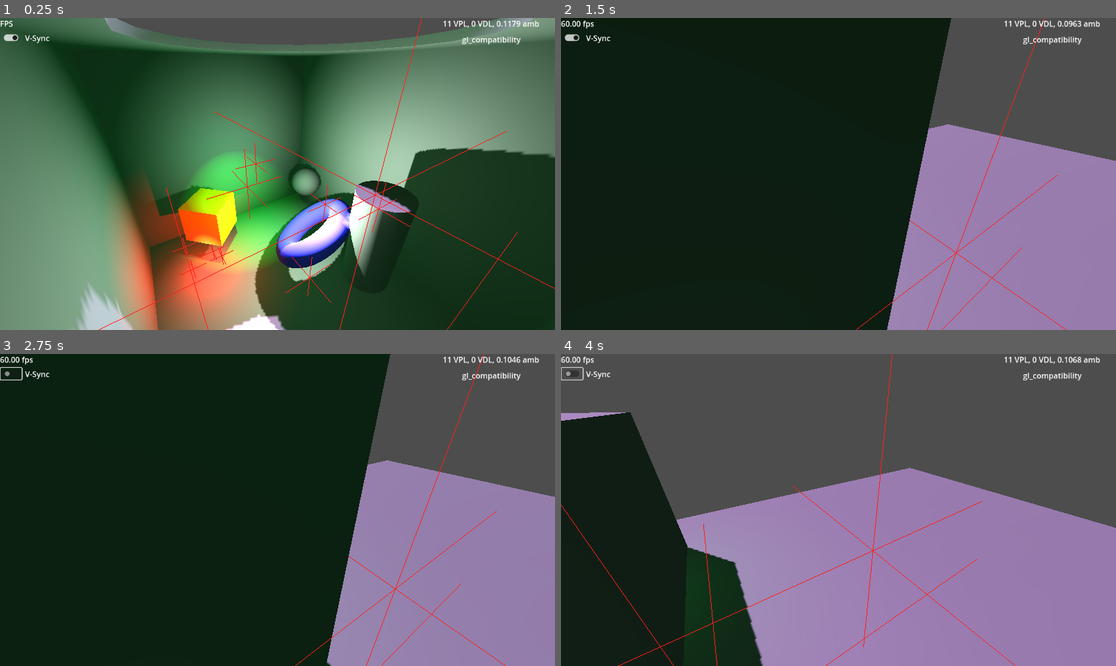
Above: before the commit, frames 1-4 (two rows, left to right).
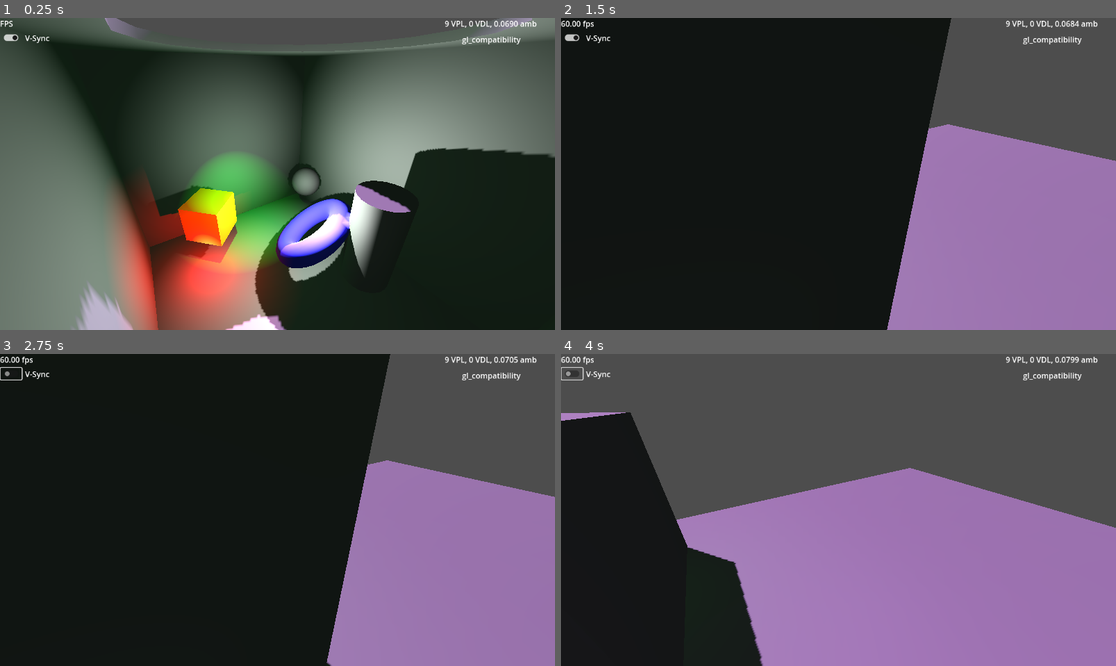
Above: after the commit, the same moments.

Repository: GregPickering/O1S_FauxGI
Game: Godot game, scene res://Scenes/scene_3d.tscn
Two runs of this game, one before a commit and one after it. Both use one fixed random seed, a clock stepped at 60 frames per second and the inputs below.
Inputs (mouse positions are in pixels of both pictures, inside the frame that each line leads up to):
- Up to frame 1 (0.25 s): no input
- Up to frame 2 (1.5 s): tap Enter at 0.5 s; move the mouse to (960, 158) at 0.52 s; hold D 0.53-1.25 s; tap G at 0.6 s; click (960, 158) at 0.67 s; drag from (727, 189) to (810, 236) at 1.27 s
- Up to frame 3 (2.75 s): click (11, 372) at 2 s
- Up to frame 4 (4 s): move the mouse to (894, 441) at 2.77 s; hold D 2.78-3.5 s; tap E at 2.85 s; drag from (810, 572) to (672, 463) at 3.52 s

The runs differ from the first frame. In frame 1, 37% of the frame differs, in the area x 8-100%, y 0-100%; in frame 2, 0.5%; in frame 3, 0.5%; in frame 4, 0.8%.

Commit message:
Added some LOD optimizations
Set the VPLs' attenuation (now 0.5, previously defaulted to 1.0).
Changed from @export_category to @export_group.
Can now reduce # VPLs per source as a function of distance.
Can now reduce oversampling as a function of distance.
Removed the averaging of all non-shown VPLs into a single VPL...it didn't look good anyway.

Diff:
--- a/O1S_FauxGI/faux_gi.gd
+++ b/O1S_FauxGI/faux_gi.gd
@@ -32,6 +32,8 @@
 ##	and for going from 2D to 3D normal vectors see:
 ##		Vector3.octahedron_decode( uv: Vector2 )
 
+## Set the VPLs' attenuation (1.0 is Godot standard, 2.0 is physically correct, 0.5 widens & evens out the VPL contributions)
+const VPL_attenuation : float = 0.5
 ## VPLs use omni *AND* spot (180 deg), Compatibility's per-mesh limit is "8 spot + 8 omni"
 const VPLs_use_spots : bool = true
 ## VPLs  cast shadows; if you enable, slower and VPLs_use_spots should be false
@@ -41,7 +43,7 @@
 ## Do we want to hotkey GTRL+G to toggle FauxGI?
 const enable_ctrl_g : bool = true
 ## scales all light power
-const scale_all_light_energy : float = 1.0
+const scale_all_light_energy : float = 0.25
 ## ignore any VPLs with negligible energy
 const vpl_energy_floor : float = 1e-5
 ## the colors for visualizing raycasts
@@ -49,7 +51,7 @@
 const ray_miss_color := Color.LIGHT_CORAL
 const vpl_vis_color := Color.RED
 
-@export_category( "Scene Integration" )
+@export_group( "Scene Integration" )
 ## The node containing all the lights we wish to GI-ify
 @export var top_node : Node3D = null
 ## A label if we want some status text
@@ -68,15 +70,19 @@
 ## Visualize the VPLs?
 @export var show_vpls : bool = false
 
-@export_category( "Optimization" )
+@export_group( "Optimization", "opt" )
 ## Don't create VPLs if the source light is farther than this
-@export var max_source_dist : float = 20.0
+@export var opt_max_dist : float = 20.0
 ## Don't create VPLs if the source light is farther than this from the view volume
-@export var expand_view_volume : float = 2.0
+@export var opt_expand_view_volume : float = 2.0
 ## Fade in lights' contributions as it approaches the view volume
-@export var fade_in_dist : float = 2.0
-
-@export_category( "Spot & Omni Lights" )
+@export var opt_fade_in_dist : float = 2.0
+## Reduce the number of VPLs per light as they get farther away? Can cause flickering!
+@export var opt_lod_vpl_count : bool = false
+## Reduce the number of oversamples per VPLs as they get farther away?
+@export var opt_lod_oversample : bool = true
+
+@export_group( "Spot & Omni Lights" )
 ## How many VPLs to generate per source SpotLight3D, 1+
 @export_range( 1, 8 ) var vpls_per_spot : int = 1:
 		set( value ):
@@ -96,7 +102,7 @@
 ## place the VPL (0=at light origin, 1=at intersection)
 @export_range( 0.0, 1.1, 0.01 ) var placement_fraction : float = 0.5
 
-@export_category( "Directional Lights" )
+@export_group( "Directional Lights" )
 ## How many shared VPLs to approximate all DirectionalLight3D's.  A value
 ## of 0 will use a Virtual Directional Light per source instead (which is
 ## a cheap but horrible approximation for indoors)
@@ -116,7 +122,7 @@
 ## Max distance to check for directional light being intercepted
 @export var dir_scan_length : float = 100.0
 
-@export_category( "Ambient" )
+@export_group( "Ambient" )
 ## Should this update the "Ambient Light" in a WorldEnvironment node?
 @export var environment_node : WorldEnvironment = null
 ## How strong should this effect be
@@ -211,27 +217,34 @@
 		for light in light_sources:
 			var use_light : bool = (light.light_energy > 0.0) and light.is_visible_in_tree()
 			var fade_factor : float = 1.0
+			var vpls_for_this_light : int = 1
+			var oversample_for_this_light : int = oversample
 			if use_light and (light.get_class() != "DirectionalLight3D"):
-				# Omni and Spotlights have to do a position check too
-				#var light_range : float = 0.0
-				#if light.get_class() == "OmniLight3D":
-					#light_range = light.omni_range
-				#else:
-					#light_range = light.spot_range
+				# see if this source is within the view volume
 				var light_pos : Vector3 = light.global_position
-				var dist_outside_view : float = cam_pos.distance_to( light_pos ) - max_source_dist
+				var dist_to_light : float = cam_pos.distance_to( light_pos )
+				var dist_outside_view : float = dist_to_light - opt_max_dist
 				for plane_idx in range( 2, 6 ):
 					dist_outside_view = max( dist_outside_view,
-							cam_planes[ plane_idx ].distance_to( light_pos ) - expand_view_volume )
-				use_light = (dist_outside_view <= fade_in_dist)
-				if use_light and (dist_outside_view > 0.0):
-					fade_factor = 1.0 - dist_outside_view / fade_in_dist
+							cam_planes[ plane_idx ].distance_to( light_pos ) - opt_expand_view_volume )
+				if dist_outside_view > opt_fade_in_dist:
+					use_light = false
+				else:
+					# fade?
+					if dist_outside_view > 0.0:
+						fade_factor = 1.0 - dist_outside_view / opt_fade_in_dist
+					# Apply LOD reductions of the VPL count and/or the oversample...only reduce to 1/2
+					vpls_for_this_light = vpls_per_omni if (light.get_class() == "OmniLight3D") else vpls_per_spot
+					if opt_lod_vpl_count:
+						vpls_for_this_light = lerpf( vpls_for_this_light, 1, 0.5 * dist_to_light / opt_max_dist )
+					if opt_lod_oversample and (oversample > 0):
+						oversample_for_this_light = lerpf( oversample_for_this_light, 1, 0.5 * dist_to_light / opt_max_dist )
 			if use_light:
 				VPL_targets.get_or_add( light, {} )
 				match light.get_class():
 					"DirectionalLight3D": active_dir_lights.push_back( light )
-					"OmniLight3D": process_omni( light, fade_factor )
-					"SpotLight3D": process_spot( light, fade_factor )
+					"OmniLight3D": process_omni( light, vpls_for_this_light, oversample_for_this_light, fade_factor )
+					"SpotLight3D": process_spot( light, vpls_for_this_light, oversample_for_this_light, fade_factor )
 			else:
 				erase_light_data( light )
 		# Directional lights
@@ -412,7 +425,7 @@
 		# sort most to least energetic
 		preVPLs.sort_custom( func(a, b): return a[ ray_storage.sort_score ] > b[ ray_storage.sort_score ] )
 		# do I want to average all the lights that will get cut?
-		if true:
+		if false:
 			var avg_VPL : Dictionary = preVPLs[ 0 ]
 			for key in avg_VPL:
 				avg_VPL[ key ] *= 0.0
@@ -626,12 +639,12 @@
 	if light and VPL_targets.has( light ) and VPL_targets[ light ].has( idx ):
 		VPL_targets[ light ][ idx ][ ray_storage.energy ] = 0.0
 
-func process_light_rays( light : Light3D, rays : PackedVector3Array, angle_deg : float, modulate : float ):
+func process_light_rays( light : Light3D, rays : PackedVector3Array, local_oversample : int, angle_deg : float, modulate : float ):
 	for ray_idx in rays.size():
 		var ray_res := process_rays_angle(
 						light.global_position,
 						light.global_position + rays[ ray_idx ],
-						oversample, angle_deg )
+						local_oversample, angle_deg )
 		if ray_res:
 			update_light_target( light, ray_idx, ray_res, modulate )
 			active_VPLs += 1
@@ -714,23 +727,30 @@
 	config_VDL( active_VDLs, light.global_basis.z, light.light_color, e )
 	active_VDLs += 1
 
-func process_spot( light : Light3D, fade_factor : float = 1.0 ):
-	var compensate_N_pts : float = 1.0 / vpls_per_spot
+func process_spot( light : Light3D, num_vpls : int, local_oversample : int, fade_factor : float ):
+	var compensate_N_pts : float = 1.0 / num_vpls
 	# these rays never use real random jitter
 	var rays := jitter_ray_angle( -light.spot_range * light.global_basis.z,
-									vpls_per_spot, light.spot_angle, 100.0 )
-	process_light_rays( light, rays, light.spot_angle * sqrt( compensate_N_pts ),
+									num_vpls, light.spot_angle, 100.0 )
+	# remove any extraneous VPLs associated with this light
+	for i in range( num_vpls, VPL_targets[ light ].size() ):
+		VPL_targets[ light ].erase( i )
+	# do the work
+	process_light_rays( light, rays, local_oversample, light.spot_angle * sqrt( compensate_N_pts ),
 		light.light_energy * bounce_gain * scale_all_light_energy * compensate_N_pts * fade_factor )
 
-func process_omni( light : Light3D, fade_factor : float = 1.0 ):
+func process_omni( light : Light3D, num_vpls : int, local_oversample : int, fade_factor : float ):
 	# where do I want to cast rays, and size them correctly
-	var rays := distribute_omni_rays( vpls_per_omni )
+	var rays := distribute_omni_rays( num_vpls )
 	for i in rays.size():
 		rays[i] *= light.omni_range
+	# remove any extraneous VPLs associated with this light
+	for i in range( num_vpls, VPL_targets[ light ].size() ):
+		VPL_targets[ light ].erase( i )
 	# do the ray casts
 	var compensate_N_pts : float = 1.0 / rays.size()
 	var angle_deg : float = sqrt( 14400.0 * compensate_N_pts )
-	process_light_rays( light, rays, angle_deg,
+	process_light_rays( light, rays, local_oversample, angle_deg,
 			light.light_energy * bounce_gain * scale_all_light_energy * compensate_N_pts * fade_factor )
 
 func _ready():
@@ -818,6 +838,9 @@
 			RenderingServer.light_set_param( light, RenderingServer.LIGHT_PARAM_SPECULAR, 0.0 )
 			if spot_instead:
 				RenderingServer.light_set_param( light, RenderingServer.LIGHT_PARAM_SPOT_ANGLE, 180.0 )
+				RenderingServer.light_set_param( light, RenderingServer.LIGHT_PARAM_SPOT_ATTENUATION, VPL_attenuation )
+			else:
+				RenderingServer.light_set_param( light, RenderingServer.LIGHT_PARAM_ATTENUATION, VPL_attenuation )
 			if VPLS_cast_shadows:
 				if not spot_instead:
 					if renderer_type.gl_compatibility == render:
--- a/Scenes/scene_3d.tscn
+++ b/Scenes/scene_3d.tscn
@@ -9,8 +9,8 @@
 
 [sub_resource type="Environment" id="Environment_q5cge"]
 ambient_light_source = 2
-ambient_light_color = Color(0.679327, 0.976798, 0.735362, 1)
-ambient_light_energy = 0.129754
+ambient_light_color = Color(0.814678, 0.999883, 0.845281, 1)
+ambient_light_energy = 0.0706076
 tonemap_mode = 3
 volumetric_fog_density = 0.271
 
@@ -28,11 +28,11 @@
 [node name="FauxGI" parent="." node_paths=PackedStringArray("top_node", "label_node", "environment_node") instance=ExtResource("1_q5cge")]
 top_node = NodePath("..")
 label_node = NodePath("../UICanvas/FauxGIStatusLabel")
-show_vpls = true
+opt_lod_vpl_count = true
 environment_node = NodePath("../WorldEnvironment")
 
 [node name="SpinSpot" type="Node3D" parent="."]
-transform = Transform3D(0.357977, 0, 0.93373, 0, 1, 0, -0.93373, 0, 0.357977, 0, 0, 0)
+transform = Transform3D(0.972269, 0, -0.233863, 0, 1, 0, 0.233863, 0, 0.972269, 0, 0, 0)
 script = ExtResource("3_ok1gl")
 speed = -0.63
 
@@ -51,7 +51,7 @@
 shadow_enabled = true
 
 [node name="SpinDir" type="Node3D" parent="."]
-transform = Transform3D(0.46334, 0, -0.886181, 0, 1, 0, 0.886181, 0, 0.46334, 0, 0, 0)
+transform = Transform3D(-0.68598, 0, 0.72762, 0, 1, 0, -0.72762, 0, -0.68598, 0, 0, 0)
 script = ExtResource("3_ok1gl")
 speed = 0.345
 
@@ -142,7 +142,7 @@
 offset_left = -261.0
 offset_bottom = 23.0
 grow_horizontal = 0
-text = "11 VPL, 0 VDL, 0.1298 amb "
+text = "8 VPL, 0 VDL, 0.0706 amb "
 horizontal_alignment = 1
 
 [node name="RendererLabel" type="Label" parent="UICanvas"]
